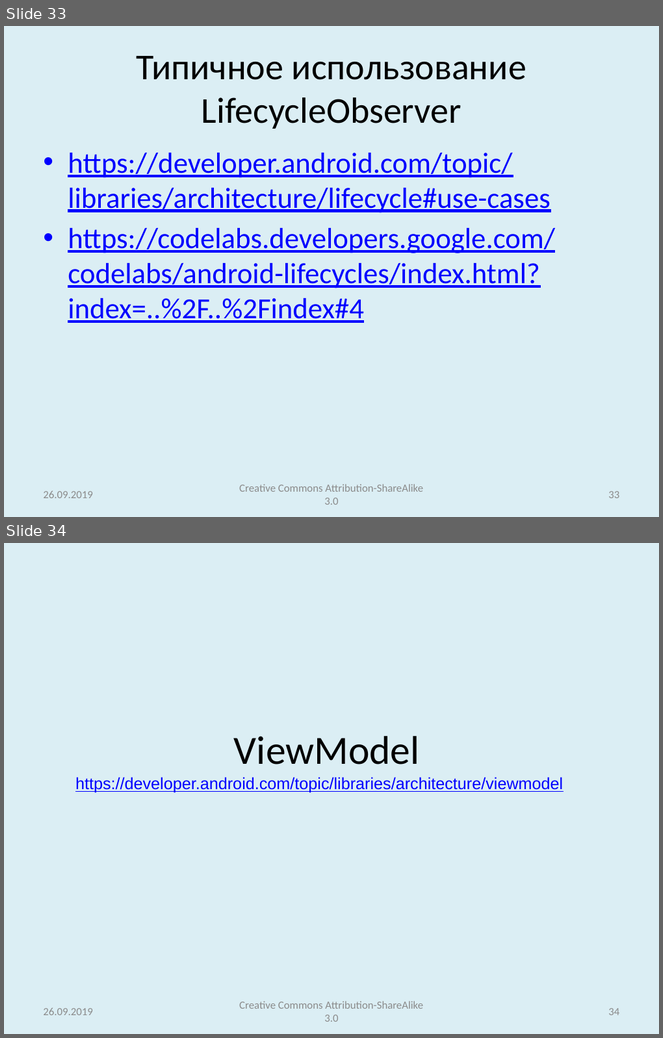
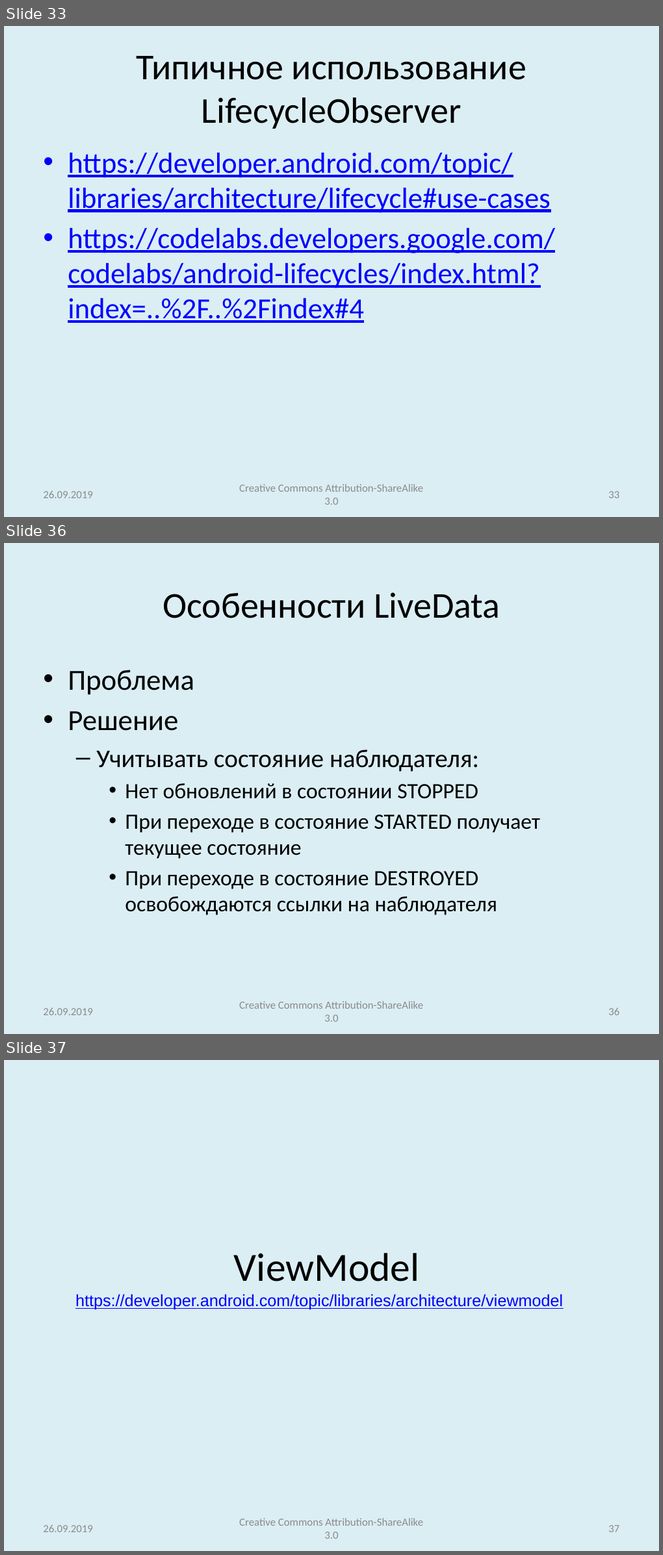
Before and after one commit to andrei-kuznetsov/android-lectures, a slide deck: lectures/Lecture004_LifecycleComponents_ViewModel_DataBinding.pptx. Shown one above the other, each under a label of ours: slides 33 and 34 before the commit, slides 33, 36 and 37 after it; the slides between them are not shown. The pictures are 663x1038 and 663x1555 pixels, drawn with LibreOffice and Linux fonts; fonts in the diff are those of the drawing. Boxes give left, top, right and bottom in pixels: in the first picture for what was removed or moved away, otherwise in the second. Text is boxed around its words. In the diff, an @@ line names an element or a change of style, - is before the commit and + after.

```diff
--- a/lectures/Lecture004_LifecycleComponents_ViewModel_DataBinding.pptx
+++ b/lectures/Lecture004_LifecycleComponents_ViewModel_DataBinding.pptx
@@ slide 36 added at box(4, 543, 659, 1034), background #DBEEF4 @@
@@ title added at box(163, 592, 500, 618), 40 pt, text #000000 @@
+Особенности LiveData
@@ text added at box(68, 670, 540, 915), 24 pt, text #000000 @@
+• Проблема
+• Решение
+  – Учитывать состояние наблюдателя:
+    • Нет обновлений в состоянии STOPPED
+    • При переходе в состояние STARTED получает текущее состояние
+    • При переходе в состояние DESTROYED освобождаются ссылки на наблюдателя
@@ text added at box(43, 1008, 92, 1016), 12 pt, text #8C8C8C @@
+26.09.2019
@@ text added at box(239, 1001, 423, 1022), 12 pt, text #8C8C8C @@
+Creative Commons Attribution-ShareAlike 3.0
@@ page number added at box(608, 1008, 620, 1016), 12 pt, text #8C8C8C @@
+36
@@ what was slide 34 is now slide 37 @@
@@ page number at box(608, 1525, 620, 1533): text changed @@
-34
+37
```
Also in this commit, not shown: 2 slides changed, 2 other slides added, 3 other files.
